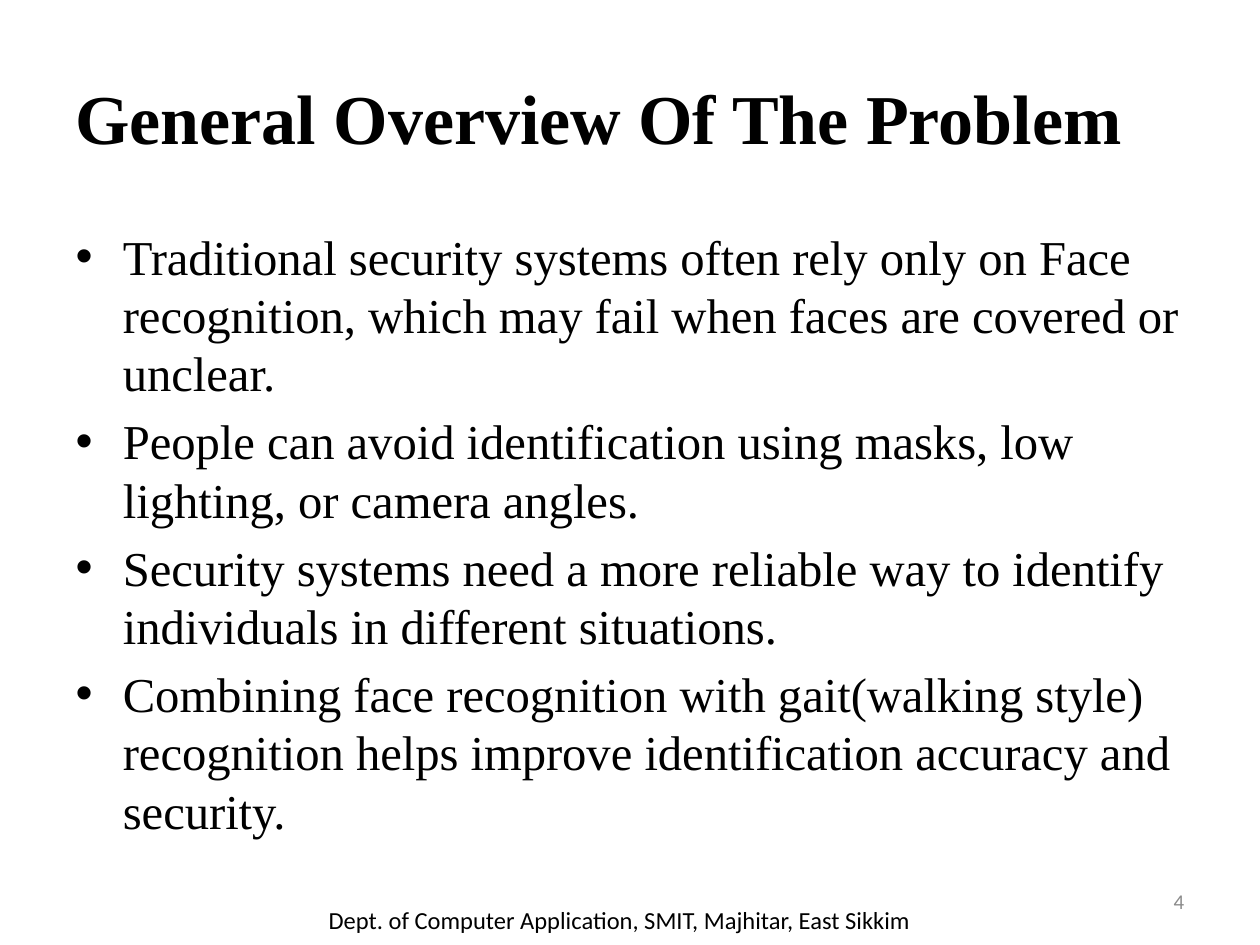
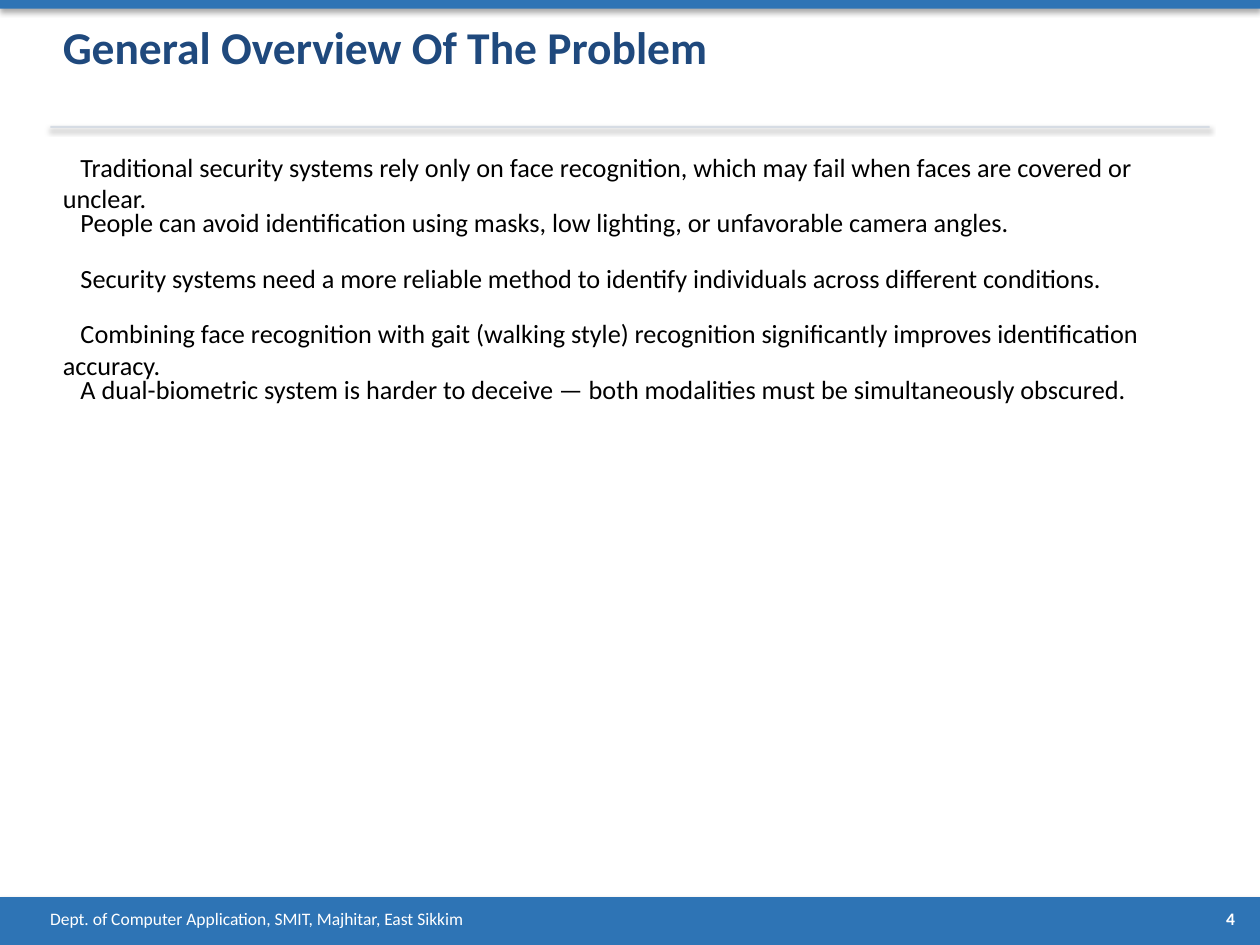
Before and after one commit to prageshdir/FACEE, a slide deck: slide 4 of FACEE_Presentation.pptx. Drawn at 1260x945 pixels with LibreOffice and Linux fonts; fonts in the diff are those of the drawing. Boxes give left, top, right and bottom in pixels: in the first picture for what was removed or moved away, otherwise in the second. Text is boxed around its words. In the diff, an @@ line names an element or a change of style, - is before the commit and + after.

```diff
--- a/FACEE_Presentation.pptx
+++ b/FACEE_Presentation.pptx
@@ rectangle added at [0,0,1260,9], fill #2E74B5 @@
@@ text "General Overview Of The Problem": place and size @@
-text "General Overview Of The Problem" at [76,94,1121,145]
+text "General Overview Of The Problem" at [63,32,707,65]
@@ text "General Overview Of The Problem" at [63,32,707,65]: size 40 to 26 pt, font Times New Roman to Calibri, text colour #000000 to #1F497D; vertical alignment middle to top @@
@@ rectangle added at [50,126,1210,129], fill #D6DCE4 @@
@@ text added at [63,158,1131,215], 15 pt, text #000000 @@
+Traditional security systems rely only on face recognition, which may fail when faces are covered or unclear.
@@ text added at [80,213,1009,237], 15 pt, text #000000 @@
+People can avoid identification using masks, low lighting, or unfavorable camera angles.
@@ text added at [80,269,1100,293], 15 pt, text #000000 @@
+Security systems need a more reliable method to identify individuals across different conditions.
@@ text removed at [123,240,1178,839] @@
-• Traditional security systems often rely only on Face recognition, which may fail when faces are covered or unclear.
-• People can avoid identification using masks, low lighting, or camera angles.
-• Security systems need a more reliable way to identify individuals in different situations.
-• Combining face recognition with gait(walking style) recognition helps improve identification accuracy and security.
@@ text added at [63,324,1137,381], 15 pt, text #000000 @@
+Combining face recognition with gait (walking style) recognition significantly improves identification accuracy.
@@ text added at [80,377,1125,404], 15 pt, text #000000 @@
+A dual-biometric system is harder to deceive — both modalities must be simultaneously obscured.
@@ rectangle added at [0,897,1260,945], fill #2E74B5 @@
@@ text "Dept. of Computer Application, SMIT, ...": place and size @@
-text "Dept. of Computer Application, SMIT, ..." at [329,912,909,934]
+text "Dept. of Computer Application, SMIT, ..." at [50,913,463,928]
@@ text "Dept. of Computer Application, SMIT, ..." at [50,913,463,928]: size 14 to 10 pt, text colour #000000 to #FFFFFF; alignment centre to left; vertical alignment middle to top @@
@@ text "4": place and size @@
-text "4" at [1174,895,1185,909]
+text "4" at [1226,913,1235,925]
@@ text "4" at [1226,913,1235,925]: size 12 to 10 pt, text colour #8C8C8C to #FFFFFF, bold on; vertical alignment middle to top @@
```
Also in this commit, not shown: 21 other slides changed, 4 slides added, 6 slides removed, 1 other file.
